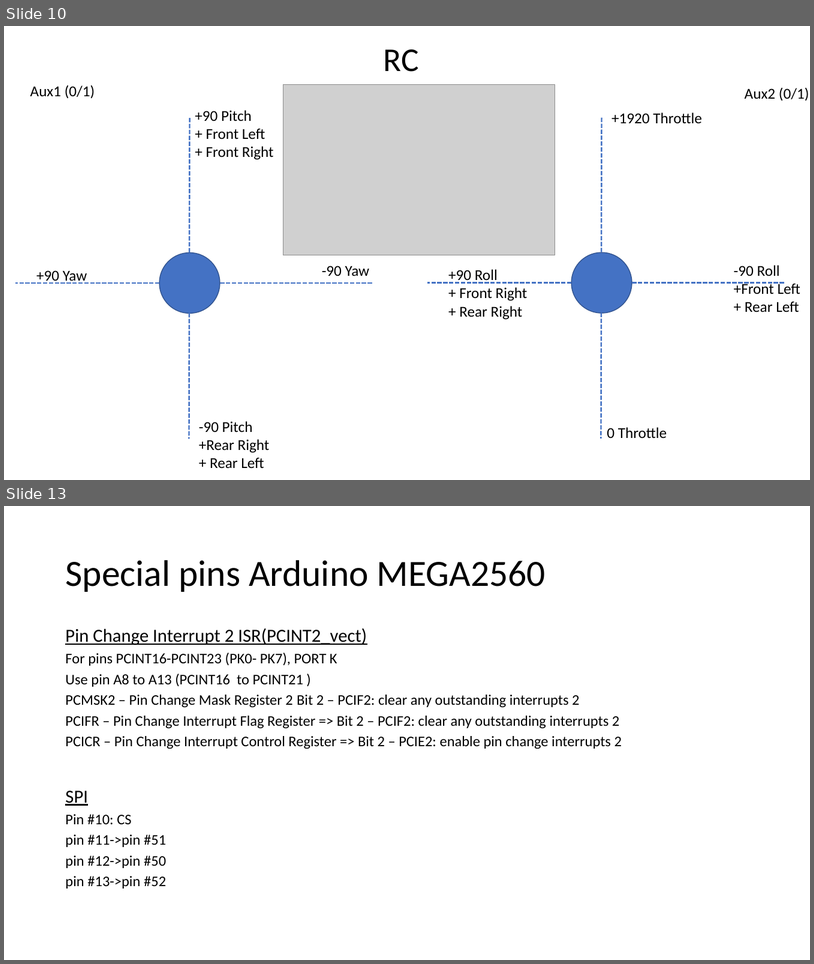
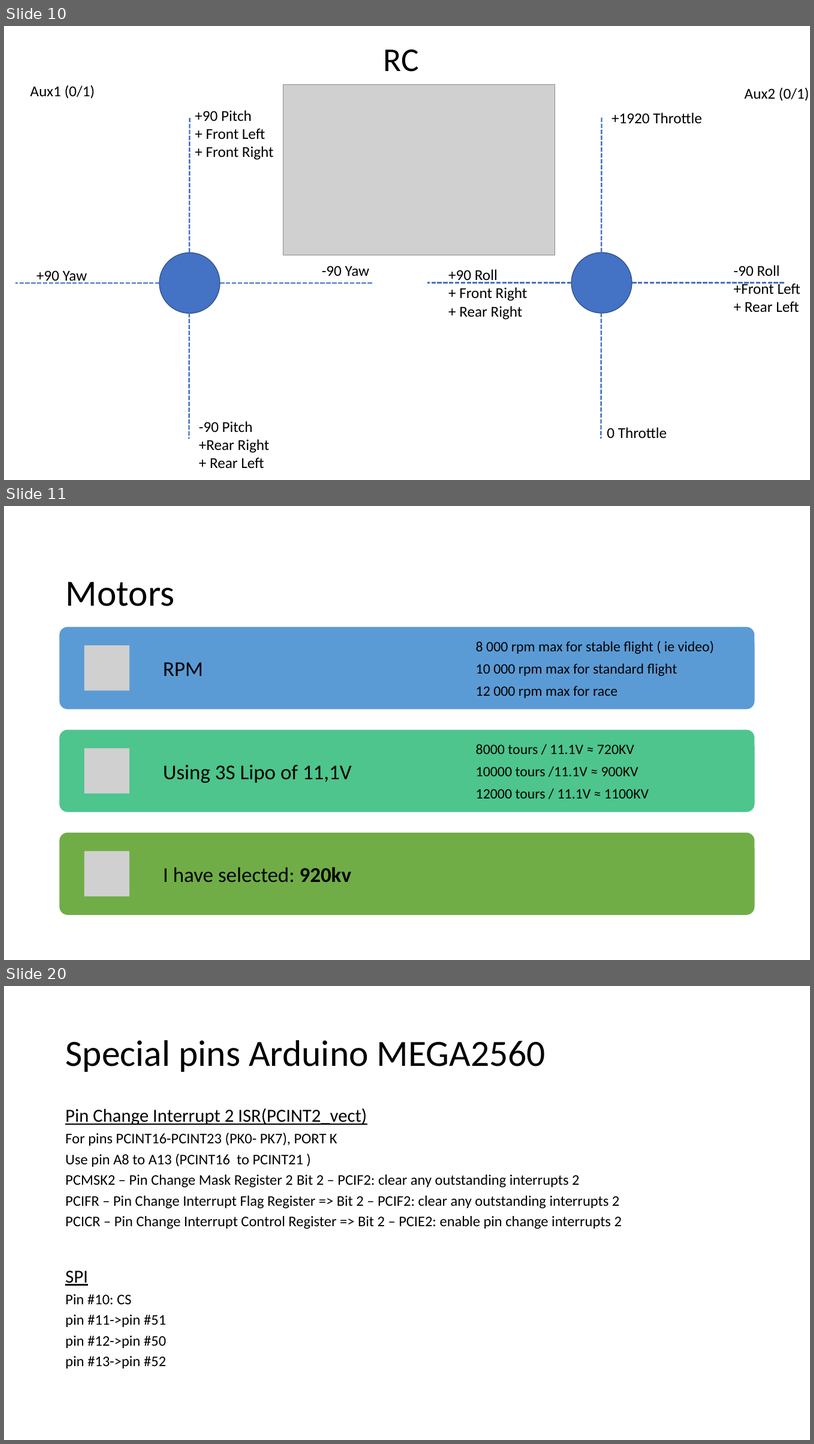
Before and after one commit to RobotEdh/RobotMicroControl, a slide deck: libraries/Diagramm Drone.pptx. Shown one above the other, each under a label of ours: slides 10 and 13 before the commit, slides 10, 11 and 20 after it; the slides between them are not shown. The pictures are 814x964 and 814x1444 pixels, drawn with LibreOffice and Linux fonts; fonts in the diff are those of the drawing; grey boxes stand for pictures. Boxes give left, top, right and bottom in pixels: in the first picture for what was removed or moved away, otherwise in the second. Text is boxed around its words. In the diff, an @@ line names an element or a change of style, - is before the commit and + after.

```diff
--- a/libraries/Diagramm Drone.pptx
+++ b/libraries/Diagramm Drone.pptx
@@ slide 11 added at box(4, 506, 810, 960), background #FFFFFF @@
@@ title added at box(65, 582, 174, 606), 44 pt, text #000000 @@
+Motors
@@ group added at box(60, 627, 755, 915): 5 texts, 3 rounded rectangles, 3 pictures @@
+RPM
+8 000 rpm max for stable flight ( ie video)
+10 000 rpm max for standard flight
+12 000 rpm max for race
+Using 3S Lipo of 11,1V
+8000 tours / 11.1V ≈ 720KV
+10000 tours /11.1V ≈ 900KV
+12000 tours / 11.1V ≈ 1100KV
+I have selected: 920kv
@@ what was slide 13 is now slide 20 @@
```
Also in this commit, not shown: 3 slides changed, 7 other slides added, 1 slide removed, 3 other files.
